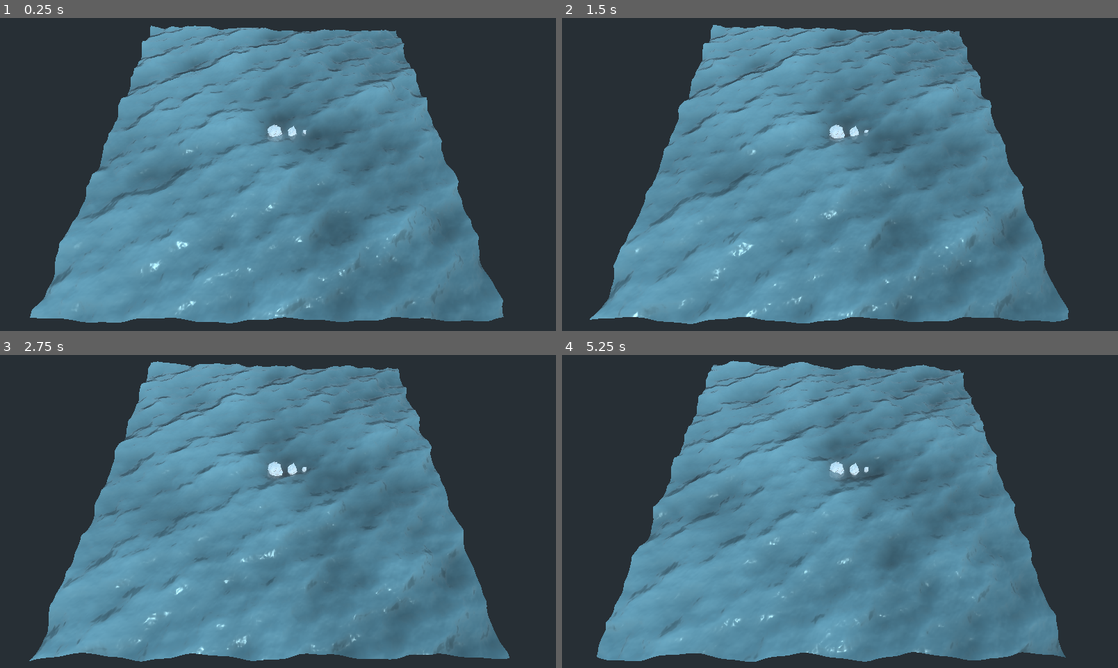
Above: before the commit, frames 1-4 (two rows, left to right).
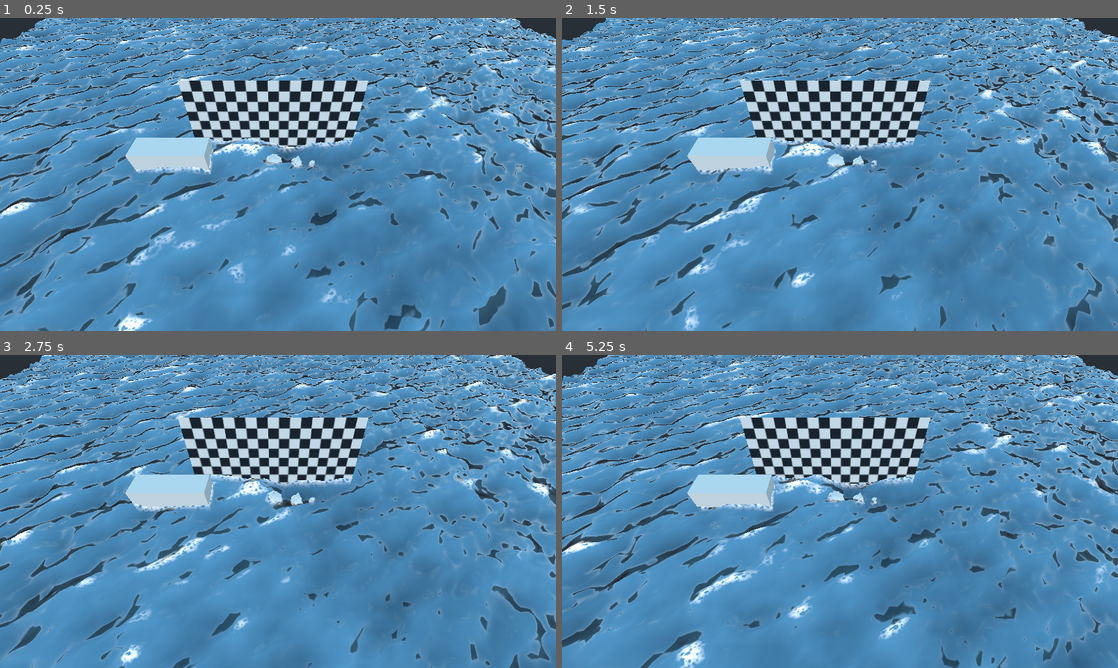
Above: after the commit, the same moments.

Repository: creikey/foamy-ocean
Game: Godot game, scene res://Main.tscn
Same seed, same stepped clock (60 frames per second), same inputs: the game is played once before the commit and once after it.
Inputs:
- Up to frame 1 (0.25 s): no input
- Up to frame 2 (1.5 s): no input
- Up to frame 3 (2.75 s): no input
- Up to frame 4 (5.25 s): no input

The runs differ from the first frame. In frame 1, 78% of the frame differs, in the area x 0-100%, y 0-100%; in frame 2, 79%; in frame 3, 78%; in frame 4, 78%.

Commit message:
Tweak settings and add ocean and object foam

Diff:
--- a/src/Main.tscn
+++ b/src/Main.tscn
@@ -1,11 +1,12 @@
-[gd_scene load_steps=15 format=2]
+[gd_scene load_steps=16 format=2]
 
 [ext_resource path="res://default_env.tres" type="Environment" id=1]
 [ext_resource path="res://big-rock.dae" type="PackedScene" id=2]
 [ext_resource path="res://medium-rock.dae" type="PackedScene" id=3]
 [ext_resource path="res://small-rock.dae" type="PackedScene" id=4]
-[ext_resource path="res://Ocean.gd" type="Script" id=5]
-[ext_resource path="res://checkerboard.png" type="Texture" id=6]
+[ext_resource path="res://water-foam-texture.png" type="Texture" id=5]
+[ext_resource path="res://Ocean.gd" type="Script" id=6]
+[ext_resource path="res://checkerboard.png" type="Texture" id=7]
 
 [sub_resource type="Shader" id=1]
 code = "shader_type spatial;
@@ -19,7 +20,11 @@
 uniform float noise_amp = 7.0;
 
 uniform vec4 color: hint_color;
-uniform float refraction = 0.05;
+uniform float foam_level = 4.0;
+uniform sampler2D foam_texture;
+uniform float foam_scale = 1.0;
+uniform float foam_height = 7.12;
+//uniform float refraction = 0.05;
 uniform float metallic = 0.5;
 uniform float roughness = 0.2;
 
@@ -73,7 +78,7 @@
 varying float height;
 
 void vertex() {
-	float time = TIME / 2.0;
+	float time = TIME / 1.5;
 	vec3 wave_result = wave(VERTEX.xz, time);
 	VERTEX.y += wave_result.y;
 	height = wave_result.y;
@@ -85,40 +90,56 @@
 }
 
 void fragment() {
-	ALBEDO = color.rgb * ((height + 2.0) / 8.0);
+	// calculate depth for foam
+	float depth = texture(DEPTH_TEXTURE, SCREEN_UV).r;
+	depth = depth * 2.0 - 1.0;
+	depth = PROJECTION_MATRIX[3][2] / (depth + PROJECTION_MATRIX[2][2]);
+	depth = depth + VERTEX.z;
+	// calculate foam mask stuff
+	float foam_scroll = TIME/4.0;
+	vec2 scaled_uv = UV * foam_scale;
+	float channelA = texture(foam_texture, scaled_uv - vec2(foam_scroll, cos(UV.x))).r;
+	float channelB = texture(foam_texture, scaled_uv * 0.5 + vec2(sin(UV.y), foam_scroll)).b;
+	float mask = (channelA + channelB) * 0.95;
+	mask = pow(mask, 2);
+	mask = clamp(mask, 0, 1);
+	ALBEDO = color.rgb * ((height + 3.0) / 5.0);
+	if(height > foam_height) {
+		EMISSION = vec3(1.0 - mask) * pow(height - foam_height, 1.0);
+	}
+	if(depth < foam_level) {
+		EMISSION = vec3(1.0 - mask) * pow((foam_level - depth)/foam_level, 2.0);
+	}
 	ALPHA = color.a;
 	METALLIC = metallic;
 	ROUGHNESS = roughness;
-
-	// refraction
-	vec3 ref_normal = normalize( mix(NORMAL,TANGENT * NORMALMAP.x + BINORMAL * NORMALMAP.y + NORMAL * NORMALMAP.z,NORMALMAP_DEPTH) );
-	vec2 ref_ofs = SCREEN_UV - ref_normal.xy * refraction / 10.0;
-	EMISSION += textureLod(SCREEN_TEXTURE,ref_ofs,ROUGHNESS * 8.0).rgb * (1.0 - ALPHA) * 2.0;
-	ALBEDO *= ALPHA;
 }"
 
 [sub_resource type="ShaderMaterial" id=2]
 shader = SubResource( 1 )
-shader_param/wave_1 = Plane( 0.17, 0.29, 0.3, 25.1 )
-shader_param/wave_2 = Plane( 0.5, 0.4, 0.21, 12 )
-shader_param/wave_3 = Plane( 0.8, 4, 0.22, 9 )
-shader_param/noise_zoom = 0.11
-shader_param/noise_amp = 11.99
-shader_param/color = Color( 0.52549, 0.717647, 0.760784, 0.901961 )
-shader_param/refraction = 0.03
-shader_param/metallic = 0.37
-shader_param/roughness = 0.3
+shader_param/wave_1 = Plane( 0.14, 0.29, 0.25, 18.93 )
+shader_param/wave_2 = Plane( 0.3, 0.35, 0.28, 12 )
+shader_param/wave_3 = Plane( 0.8, 3.18, 0.22, 9 )
+shader_param/noise_zoom = 0.22
+shader_param/noise_amp = 9.59
+shader_param/color = Color( 0.341176, 0.533333, 0.662745, 1 )
+shader_param/foam_level = 5.64
+shader_param/foam_scale = 114.32
+shader_param/foam_height = 6.61
+shader_param/metallic = 0.59
+shader_param/roughness = 0.0
 shader_param/PI = 3.14159
+shader_param/foam_texture = ExtResource( 5 )
 
 [sub_resource type="PlaneMesh" id=3]
 material = SubResource( 2 )
-size = Vector2( 200, 200 )
-subdivide_width = 300
-subdivide_depth = 300
-
-[sub_resource type="Shader" id=4]
+size = Vector2( 500, 500 )
+subdivide_width = 200
+subdivide_depth = 200
+
+[sub_resource type="Shader" id=9]
 code = "shader_type spatial;
-render_mode blend_mix,depth_draw_opaque,cull_back,diffuse_burley,specular_schlick_ggx;
+render_mode blend_mix,depth_draw_opaque,cull_back,diffuse_burley,specular_schlick_ggx,vertex_lighting;
 uniform vec4 albedo : hint_color;
 uniform sampler2D texture_albedo : hint_albedo;
 uniform float specular;
@@ -129,8 +150,6 @@
 uniform vec4 metallic_texture_channel;
 uniform sampler2D texture_roughness : hint_white;
 uniform vec4 roughness_texture_channel;
-uniform sampler2D texture_normal : hint_normal;
-uniform float normal_scale : hint_range(-16,16);
 uniform vec3 uv1_scale;
 uniform vec3 uv1_offset;
 uniform vec3 uv2_scale;
@@ -138,6 +157,7 @@
 
 
 void vertex() {
+	ROUGHNESS=roughness;
 	UV=UV*uv1_scale.xy+uv1_offset.xy;
 }
 
@@ -153,13 +173,11 @@
 	float roughness_tex = dot(texture(texture_roughness,base_uv),roughness_texture_channel);
 	ROUGHNESS = roughness_tex * roughness;
 	SPECULAR = specular;
-	NORMALMAP = texture(texture_normal,base_uv).rgb;
-	NORMALMAP_DEPTH = normal_scale;
 }
 "
 
-[sub_resource type="ShaderMaterial" id=5]
-shader = SubResource( 4 )
+[sub_resource type="ShaderMaterial" id=10]
+shader = SubResource( 9 )
 shader_param/albedo = Color( 1, 1, 1, 1 )
 shader_param/specular = 0.5
 shader_param/metallic = 0.0
@@ -167,18 +185,17 @@
 shader_param/point_size = 1.0
 shader_param/metallic_texture_channel = Plane( 1, 0, 0, 0 )
 shader_param/roughness_texture_channel = Plane( 1, 0, 0, 0 )
-shader_param/normal_scale = 4.368
 shader_param/uv1_scale = Vector3( 1, 1, 1 )
 shader_param/uv1_offset = Vector3( 0, 0, 0 )
 shader_param/uv2_scale = Vector3( 1, 1, 1 )
 shader_param/uv2_offset = Vector3( 0, 0, 0 )
-shader_param/texture_normal = ExtResource( 5 )
 
 [sub_resource type="CubeMesh" id=6]
-material = SubResource( 5 )
+material = SubResource( 10 )
+size = Vector3( 34.31, 12.66, 12.22 )
 
 [sub_resource type="SpatialMaterial" id=7]
-albedo_texture = ExtResource( 6 )
+albedo_texture = ExtResource( 7 )
 
 [sub_resource type="PlaneMesh" id=8]
 material = SubResource( 7 )
@@ -197,36 +214,33 @@
 transform = Transform( 4, 0, 0, 0, 4, 0, 0, 0, 4, 0, 0, 0 )
 
 [node name="Camera" type="Camera" parent="."]
-transform = Transform( 1, 0, 0, 0, 0.441869, 0.89708, 0, -0.89708, 0.441869, 2.07501, 116.45, 86.6238 )
+transform = Transform( 1, 0, 0, 0, 0.64135, 0.767248, 0, -0.767248, 0.64135, 2.07501, 81.9756, 74.5024 )
 current = true
-far = 302.7
+far = 1258.2
 
 [node name="Ocean" type="MeshInstance" parent="."]
-transform = Transform( 1, 0, 0, 0, 0.88, 0, 0, 0, 1, 0, 0, 0 )
+transform = Transform( 1, 0, 0, 0, 0.88, 0, 0, 0, 1, 4.92238, 0.567398, -2.67294 )
 mesh = SubResource( 3 )
 material/0 = null
-script = ExtResource( 5 )
+script = ExtResource( 6 )
 
 [node name="DirectionalLight" type="DirectionalLight" parent="."]
-transform = Transform( 0.933049, 0.245852, 0.262635, -0.328932, 0.878658, 0.346069, -0.145685, -0.409288, 0.900699, 0, 17.1143, 15.1763 )
+transform = Transform( 0.943288, 0.288297, 0.1646, -0.308609, 0.944245, 0.114728, -0.122347, -0.159019, 0.979665, 0, 17.1143, 15.1763 )
 light_energy = 0.3
 shadow_enabled = true
 shadow_contact = 1.0
 
 [node name="MeshInstance" type="MeshInstance" parent="."]
-transform = Transform( 1, 0, 0, 0, 1, 0, 0, 0, 1, -13.345, 0, 0 )
-visible = false
+transform = Transform( 1, 0, 0, 0, 1, 0, 0, 0, 1, -47.2303, 6.31269, 0 )
 mesh = SubResource( 6 )
 material/0 = null
 
 [node name="CheckeredFloor" type="MeshInstance" parent="."]
 transform = Transform( 1, 0, 0, 0, 1, 0, 0, 0, 1, 0, -4.21407, 0 )
-visible = false
 mesh = SubResource( 8 )
 material/0 = null
 
 [node name="CheckeredWall" type="MeshInstance" parent="."]
 transform = Transform( 1, 0, 0, 0, 0.126976, -0.991906, 0, 0.991906, 0.126976, 0, -4.21407, -10.6304 )
-visible = false
 mesh = SubResource( 8 )
 material/0 = null
--- a/src/project.godot
+++ b/src/project.godot
@@ -23,6 +23,7 @@
 
 window/size/width=1920
 window/size/height=1080
+window/size/borderless=true
 window/stretch/mode="2d"
 window/stretch/aspect="keep"
 
Binary file added: src/water-foam-texture.png
Not shown, added: src/water-foam-texture.png.import
